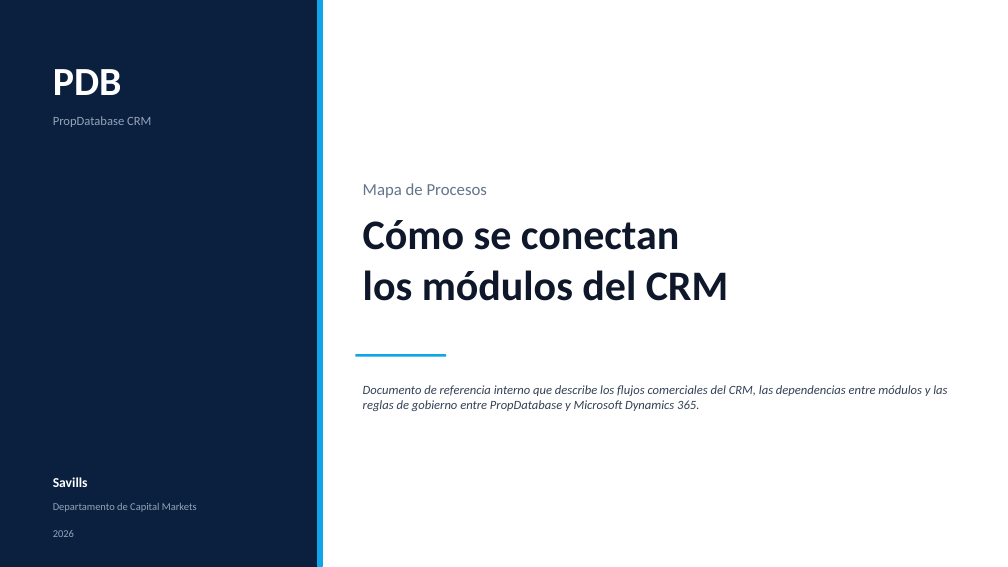
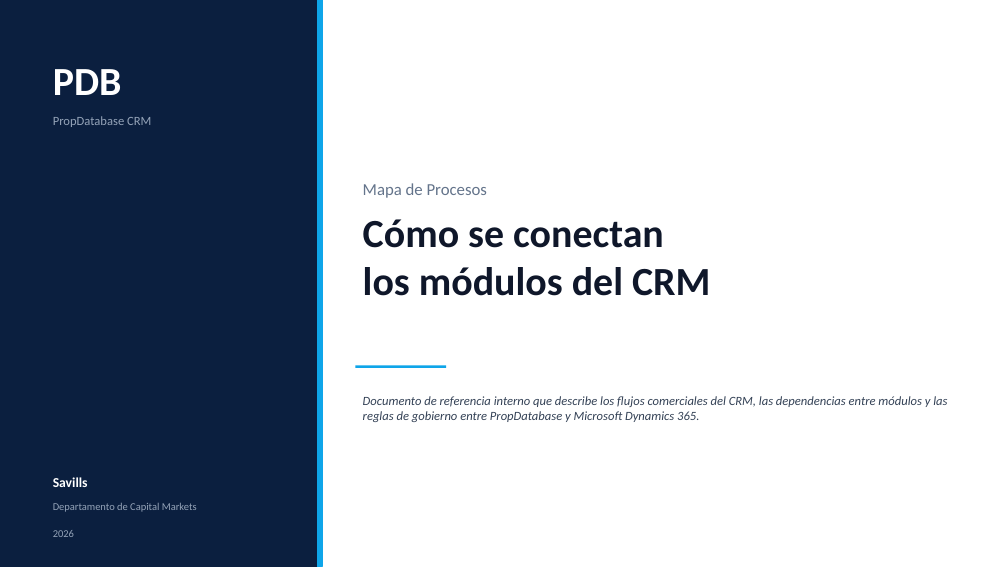
Before and after one commit to alvarosierra90-dot/pdb-crm, a slide deck: slide 1 of FLUJOS_PDB.pptx. Drawn at 1008x567 pixels with LibreOffice and Linux fonts; fonts in the diff are those of the drawing. Boxes give left, top, right and bottom in pixels: in the first picture for what was removed or moved away, otherwise in the second. Text is boxed around its words. In the diff, an @@ line names an element or a change of style, - is before the commit and + after.

```diff
--- a/FLUJOS_PDB.pptx
+++ b/FLUJOS_PDB.pptx
@@ text "Cómo se conectan" at box(363, 219, 710, 296): size 40 to 38 pt @@
@@ text "Documento de referencia interno que ...": place and size @@
-text "Documento de referencia interno que ..." at box(363, 385, 947, 411)
+text "Documento de referencia interno que ..." at box(363, 396, 947, 422)
@@ line moved from (355, 355) - (446, 355) to (355, 367) - (446, 367) @@
```
Also in this commit, not shown: 13 other slides changed, 4 slides added, 1 slide removed, 1 other file.
